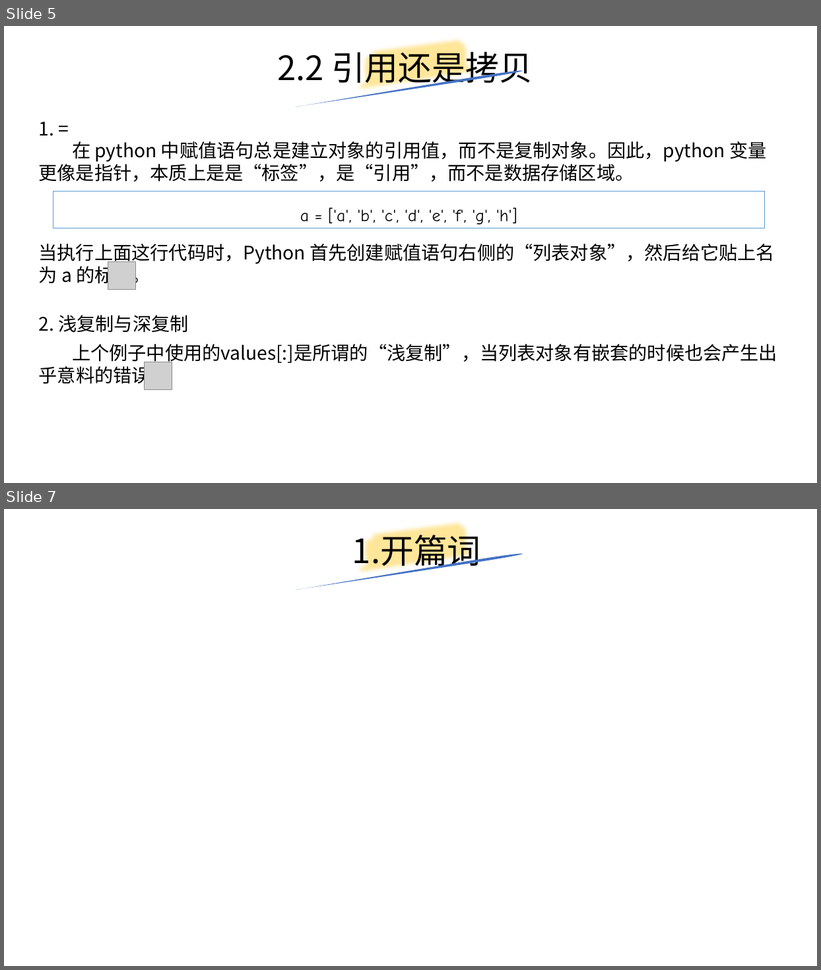
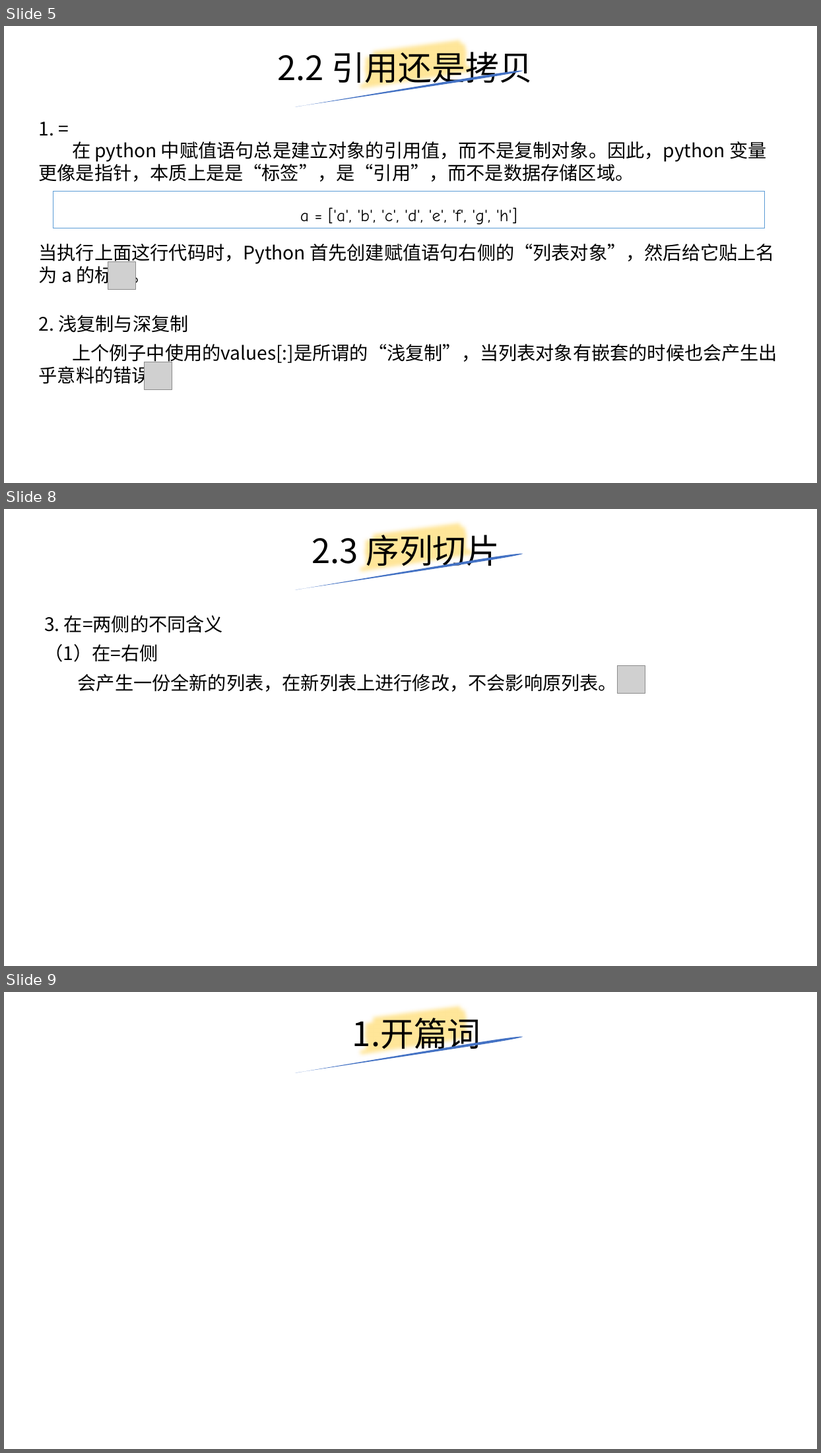
Before and after one commit to yiwenliu/CorePython, a slide deck: PPT/新建 PPTX 演示文稿.pptx. Shown one above the other, each under a label of ours: slides 5 and 7 before the commit, slides 5, 8 and 9 after it; the slides between them are not shown. The pictures are 821x970 and 821x1453 pixels, drawn with LibreOffice and Linux fonts; fonts in the diff are those of the drawing; grey boxes stand for pictures. Boxes give left, top, right and bottom in pixels: in the first picture for what was removed or moved away, otherwise in the second. Text is boxed around its words. In the diff, an @@ line names an element or a change of style, - is before the commit and + after.

```diff
--- a/PPT/新建 PPTX 演示文稿.pptx
+++ b/PPT/新建 PPTX 演示文稿.pptx
@@ slide 8 added at bbox=[4, 509, 817, 966], background #FFFFFF @@
@@ freeform shape added at bbox=[356, 509, 480, 590], outline #FFE699 16 pt @@
@@ title added at bbox=[312, 529, 500, 572], 39.6 pt, text #000000 @@
+2.3 序列切片
@@ freeform shape added at bbox=[294, 553, 523, 590], fill #4472C4 @@
@@ text added at bbox=[44, 615, 223, 633], 22 pt, text #000000 @@
+3. 在=两侧的不同含义
@@ text added at bbox=[44, 644, 617, 692], 22 pt, text #000000 @@
+（1）在=右侧
+会产生一份全新的列表，在新列表上进行修改，不会影响原列表。
@@ picture added at bbox=[618, 666, 645, 693] @@
@@ what was slide 7 is now slide 9 @@
```
Also in this commit, not shown: 2 other slides added, 1 slide removed, 1 other file.
